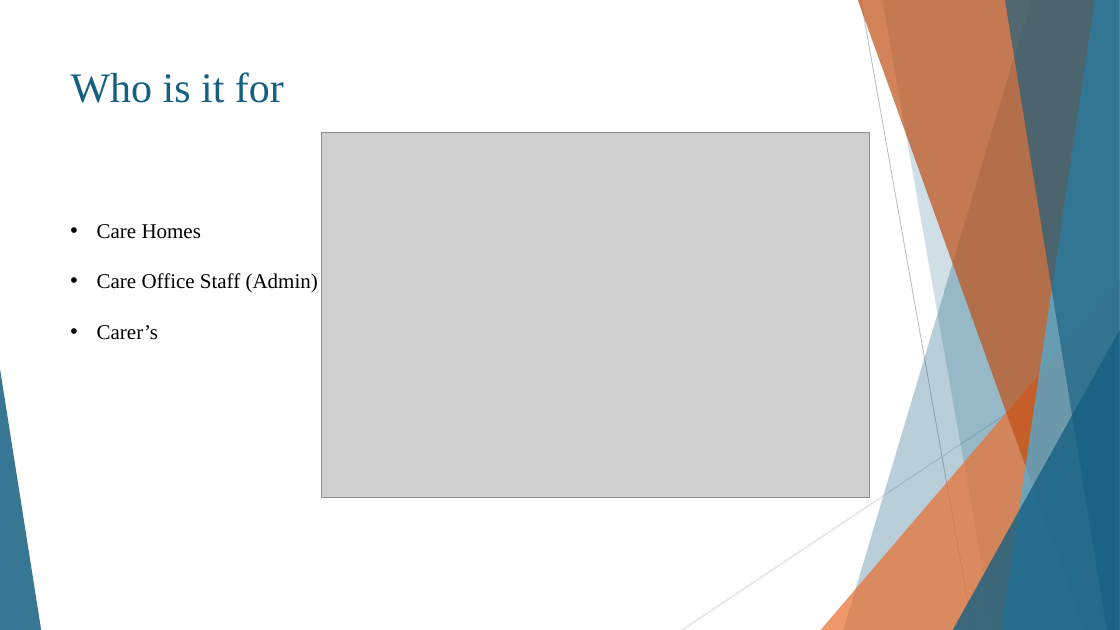
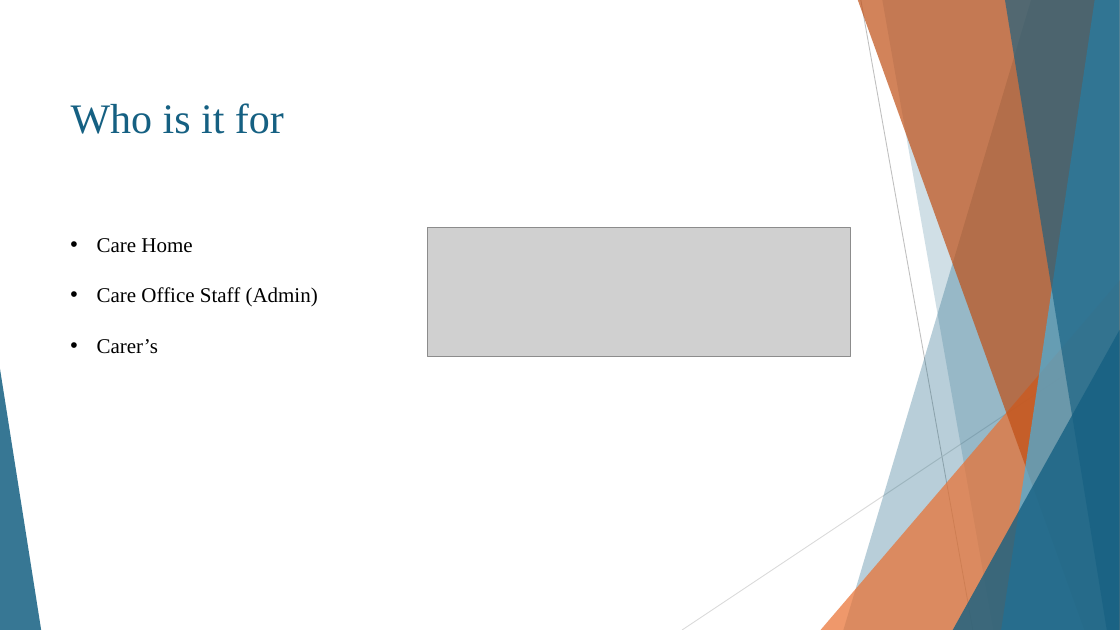
Before and after one commit to Qadeer1813/Project-Y4, a slide deck: slide 3 of Elderly Care Management System(ECMS) Presentation.pptx. Drawn at 1120x630 pixels with LibreOffice and Linux fonts; fonts in the diff are those of the drawing; grey boxes stand for pictures. Boxes give left, top, right and bottom in pixels: in the first picture for what was removed or moved away, otherwise in the second. Text is boxed around its words. In the diff, an @@ line names an element or a change of style, - is before the commit and + after.

```diff
--- a/Elderly Care Management System(ECMS) Presentation.pptx
+++ b/Elderly Care Management System(ECMS) Presentation.pptx
@@ title "Who is it for" at <box>71,103,284,134</box>: vertical alignment top to middle @@
@@ picture removed at <box>322,133,870,497</box> @@
@@ text "Care Home": place and size @@
-text "Care Home" at <box>97,224,318,340</box>
+text "Care Home" at <box>97,238,318,354</box>
@@ text at <box>97,238,192,253</box>: text changed @@
-• Care Homes
+• Care Home
@@ picture added at <box>428,228,850,357</box> @@
```
Also in this commit, not shown: 3 other slides changed, 3 slides added, 1 slide removed.
